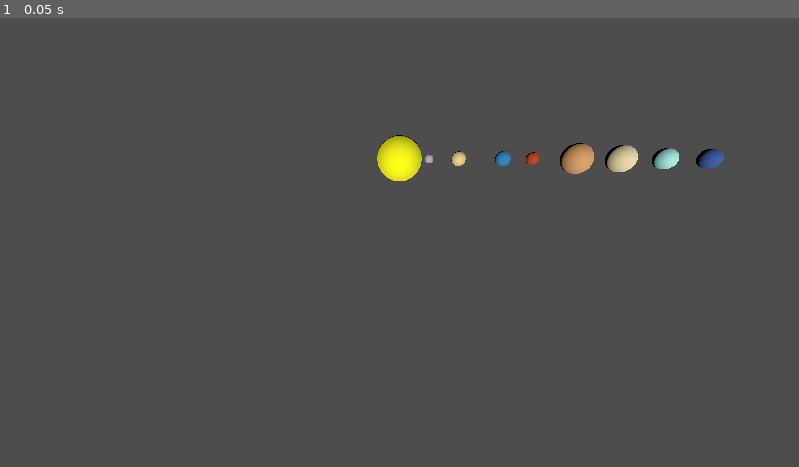
Above: before the commit, frame 1.
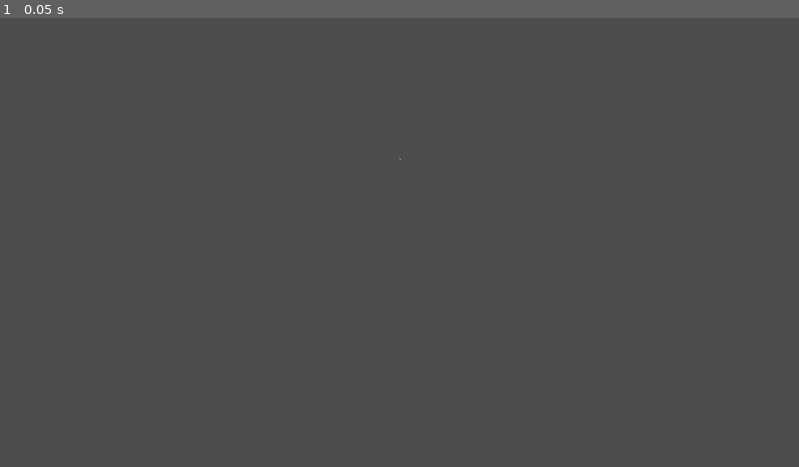
Above: after the commit, the same moment.

Repository: alexgag876200/Projet-Final-Systeme-solaire
Game: Godot game, scene res://système_solaire.tscn
Same seed, same stepped clock (60 frames per second), same inputs: the game is played once before the commit and once after it.
Inputs:
- Up to frame 1 (0.05 s): no input

The runs differ from the first frame. In frame 1, 1.3% of the frame differs, in the area x 47-91%, y 26-37%.
Error after the commit: Parse Error: Expected indented block after "for" block. (res://mouvement_astre.gd:54)

Commit message:
création base de données

Diff:
--- /dev/null
+++ b/système-solaire/données_système.gd
@@ -0,0 +1,135 @@
+extends Node3D
+
+class_name donnees
+"""
+données fournies par l'intelligence artificielle
+ en utilisant la base de données fournie par la NASA
+"""
+const donnee = [
+  {
+	"name": "Soleil",
+	"mass": 1.989e+30,   # kg
+	"a":    0,      # UA
+	"e":    0,
+	"i":    0,      # degrés
+	"w":    0,      # arg. périhélie (degrés)
+	"Omega":0,      # nœud ascendant (degrés)
+	"T_rev":0,      # jours
+	"v_peri":0,    # km/s
+	"rot":  609.12,    # heures (négatif = rétrograde)
+	"radius_vis":0.05 # UA (affichage Godot)
+  },
+  {
+	"name": "Mercure",
+	"mass": 3.302e+23,   # kg
+	"a":    0.3871,      # UA
+	"e":    0.20563,
+	"i":    7.005,      # degrés
+	"w":    29.124,      # arg. périhélie (degrés)
+	"Omega":48.331,      # nœud ascendant (degrés)
+	"T_rev":87.969,      # jours
+	"v_peri":58.98,    # km/s
+	"rot":  1407.6,    # heures (négatif = rétrograde)
+	"radius_vis":0.003 # UA (affichage Godot)
+  },
+  {
+	"name": "Vénus",
+	"mass": 4.869e+24,   # kg
+	"a":    0.72333,      # UA
+	"e":    0.00677,
+	"i":    3.395,      # degrés
+	"w":    54.884,      # arg. périhélie (degrés)
+	"Omega":76.68,      # nœud ascendant (degrés)
+	"T_rev":224.701,      # jours
+	"v_peri":35.26,    # km/s
+	"rot":  -5832.5,    # heures (négatif = rétrograde)
+	"radius_vis":0.005 # UA (affichage Godot)
+  },
+  {
+	"name": "Terre",
+	"mass": 5.972e+24,   # kg
+	"a":    1,      # UA
+	"e":    0.01671,
+	"i":    0,      # degrés
+	"w":    114.208,      # arg. périhélie (degrés)
+	"Omega":0,      # nœud ascendant (degrés)
+	"T_rev":365.256,      # jours
+	"v_peri":30.29,    # km/s
+	"rot":  23.934,    # heures (négatif = rétrograde)
+	"radius_vis":0.006 # UA (affichage Godot)
+  },
+  {
+	"name": "Mars",
+	"mass": 6.419e+23,   # kg
+	"a":    1.52366,      # UA
+	"e":    0.09341,
+	"i":    1.85,      # degrés
+	"w":    286.502,      # arg. périhélie (degrés)
+	"Omega":49.558,      # nœud ascendant (degrés)
+	"T_rev":686.971,      # jours
+	"v_peri":26.5,    # km/s
+	"rot":  24.623,    # heures (négatif = rétrograde)
+	"radius_vis":0.004 # UA (affichage Godot)
+  },
+  {
+	"name": "Jupiter",
+	"mass": 1.899e+27,   # kg
+	"a":    5.20336,      # UA
+	"e":    0.04839,
+	"i":    1.303,      # degrés
+	"w":    273.867,      # arg. périhélie (degrés)
+	"Omega":100.464,      # nœud ascendant (degrés)
+	"T_rev":4332.589,      # jours
+	"v_peri":13.72,    # km/s
+	"rot":  9.926,    # heures (négatif = rétrograde)
+	"radius_vis":0.025 # UA (affichage Godot)
+  },
+  {
+	"name": "Saturne",
+	"mass": 5.685e+26,   # kg
+	"a":    9.53707,      # UA
+	"e":    0.05415,
+	"i":    2.489,      # degrés
+	"w":    339.392,      # arg. périhélie (degrés)
+	"Omega":113.665,      # nœud ascendant (degrés)
+	"T_rev":10759.22,      # jours
+	"v_peri":10.18,    # km/s
+	"rot":  10.656,    # heures (négatif = rétrograde)
+	"radius_vis":0.02 # UA (affichage Godot)
+  },
+  {
+	"name": "Uranus",
+	"masse": 8.683e+25,   # kg
+	"a":    19.19126,      # UA
+	"e":    0.04717,
+	"i":    0.773,      # degrés
+	"w":    96.998,      # arg. périhélie (degrés)
+	"Omega":74.006,      # nœud ascendant (degrés)
+	"T_rev":30688.5,      # jours
+	"v_peri":7.11,    # km/s
+	"rot":  -17.24,    # heures (négatif = rétrograde)
+	"radius_vis":0.015 # UA (affichage Godot)
+  },
+  {
+	"name": "Neptune",
+	"mass": 1.024e+26,   # kg
+	"a":    30.06896,      # UA
+	"e":    0.00859,
+	"i":    1.77,      # degrés
+	"w":    276.34,      # arg. périhélie (degrés)
+	"Omega":131.784,      # nœud ascendant (degrés)
+	"T_rev":60182,      # jours
+	"v_peri":5.5,    # km/s
+	"rot":  16.11,    # heures (négatif = rétrograde)
+	"radius_vis":0.015 # UA (affichage Godot)
+  },
+]
+
+# Called when the node enters the scene tree for the first time.
+func _ready() -> void:
+	pass # Replace with function body.
+
+
+# Called every frame. 'delta' is the elapsed time since the previous frame.
+func _process(delta: float) -> void:
+	pass
--- a/système-solaire/mouvement_astre.gd
+++ b/système-solaire/mouvement_astre.gd
@@ -1,7 +1,9 @@
-extends RigidBody3D
+extends Node3D
 
-@export var centre_rotation: RigidBody3D
-@export var lune: RigidBody3D
+
+
+@export var centre_rotation: Node3D
+@export var lune: Node3D
 @export var autres_corps: Array[Node3D]
 
 @export_group("élements orbitaux")
@@ -48,6 +50,8 @@
 
 var periode : float
 # Called when the node enters the scene tree for the first time.
+func donnée_planètes ():
+	for corps in donnees.donnee:
 
 
 
@@ -112,6 +116,7 @@
 	r_i = Vector3(perihelie, 0, 0)
 	v_i = Vector3(0, 0, vitesse_perihelie * 1000.0)
 	periode = periode_orbitale
+
 # Called every frame. 'delta' is the elapsed time since the previous frame.
 
 
--- a/système-solaire/système_solaire.tscn
+++ b/système-solaire/système_solaire.tscn
@@ -3,6 +3,7 @@
 [ext_resource type="PackedScene" uid="uid://btajuydnr3306" path="res://soleil.tscn" id="1_odjec"]
 [ext_resource type="PackedScene" uid="uid://b7ypv6som8anc" path="res://mercure.tscn" id="2_mtdwt"]
 [ext_resource type="PackedScene" uid="uid://b6g6uyx6o400v" path="res://vénus.tscn" id="3_471bu"]
+[ext_resource type="Script" uid="uid://chn8r145v6kkr" path="res://mouvement_astre.gd" id="3_uqj0e"]
 [ext_resource type="PackedScene" uid="uid://uj0yvuicq78s" path="res://terre.tscn" id="4_uqj0e"]
 [ext_resource type="PackedScene" uid="uid://b5ul8o8kk66im" path="res://mars.tscn" id="5_fuldb"]
 [ext_resource type="PackedScene" uid="uid://ln4dvw7uwhs0" path="res://jupiter.tscn" id="6_olkoh"]
@@ -15,33 +16,43 @@
 [node name="Camera3D" type="Camera3D" parent="." unique_id=729626946]
 transform = Transform3D(1, 0, 0, 0, 0.8660254, 0.5, 0, -0.5, 0.8660254, 0, 25, 100)
 
-[node name="Soleil" parent="." unique_id=1213070534 instance=ExtResource("1_odjec")]
-transform = Transform3D(15, 0, 0, 0, 15, 0, 0, 0, 15, 0, 0, 0)
-
-[node name="Mercure" parent="." unique_id=399045006 instance=ExtResource("2_mtdwt")]
-transform = Transform3D(3, 0, 0, 0, 3, 0, 0, 0, 3, 10, 0, 0)
-
-[node name="Vénus" parent="." unique_id=1693507552 instance=ExtResource("3_471bu")]
-transform = Transform3D(4.8, 0, 0, 0, 4.8, 0, 0, 0, 4.8, 20, 0, 0)
-
-[node name="Terre" parent="." unique_id=1942270358 instance=ExtResource("4_uqj0e")]
-transform = Transform3D(5, 0, 0, 0, 5, 0, 0, 0, 5, 35, 0, 0)
-
-[node name="Mars" parent="." unique_id=1099261050 instance=ExtResource("5_fuldb")]
-transform = Transform3D(4.2, 0, 0, 0, 4.2, 0, 0, 0, 4.2, 45, 0, 0)
-
-[node name="jupiter" parent="." unique_id=505340532 instance=ExtResource("6_olkoh")]
-transform = Transform3D(10, 0, 0, 0, 10, 0, 0, 0, 10, 60, 0, 0)
-
-[node name="saturne" parent="." unique_id=1420047899 instance=ExtResource("7_7rptf")]
-transform = Transform3D(9, 0, 0, 0, 9, 0, 0, 0, 9, 75, 0, 0)
-
-[node name="Uranus" parent="." unique_id=1432990258 instance=ExtResource("8_ebwtv")]
-transform = Transform3D(7, 0, 0, 0, 7, 0, 0, 0, 7, 90, 0, 0)
-
-[node name="Neptune" parent="." unique_id=58027044 instance=ExtResource("9_8r7bp")]
-transform = Transform3D(6.5, 0, 0, 0, 6.4967926423772555, -0.20416993400783504, 0, 0.20416993400783504, 6.4967926423772555, 105, 0, 0)
-
 [node name="DirectionalLight3D" type="DirectionalLight3D" parent="." unique_id=1433912278]
 shadow_enabled = true
 sky_mode = 1
+
+[node name="Soleil" parent="." unique_id=1213070534 node_paths=PackedStringArray("centre_rotation") instance=ExtResource("1_odjec")]
+script = ExtResource("3_uqj0e")
+centre_rotation = NodePath(".")
+demi_grand_axe = null
+excentricite = null
+inclinaison = null
+argument_perihelie = null
+perihelie = null
+vitesse_perihelie = null
+periode_orbitale = null
+temps_rot_soleil = null
+masse = null
+rayon = null
+temps_rotation_sur_elle_meme = null
+min_distance_simulee = null
+max_distance_simulee = null
+min_distance_reelle = null
+max_distance_reelle = null
+periode_relative = null
+etapes_calcul_par_ecran = null
+
+[node name="Mercure" parent="." unique_id=1895002169 instance=ExtResource("2_mtdwt")]
+
+[node name="Vénus" parent="." unique_id=1275429055 instance=ExtResource("3_471bu")]
+
+[node name="Terre" parent="." unique_id=1264067127 instance=ExtResource("4_uqj0e")]
+
+[node name="Mars" parent="." unique_id=1149372289 instance=ExtResource("5_fuldb")]
+
+[node name="jupiter" parent="." unique_id=762818665 instance=ExtResource("6_olkoh")]
+
+[node name="saturne" parent="." unique_id=1972900681 instance=ExtResource("7_7rptf")]
+
+[node name="Uranus" parent="." unique_id=981561214 instance=ExtResource("8_ebwtv")]
+
+[node name="Neptune" parent="." unique_id=1056707836 instance=ExtResource("9_8r7bp")]
Not shown, added: système-solaire/données_système.gd.uid
Not shown, added: système-solaire/solar_system_variables.html
